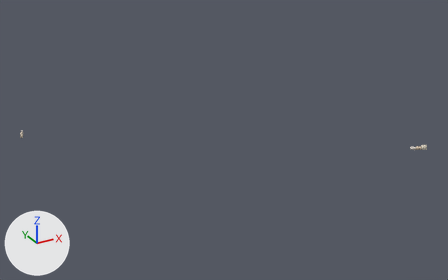
An edit to the glTF model assets/malta/countryside/farm_8_15_far.glb, drawn before and after from the same camera.
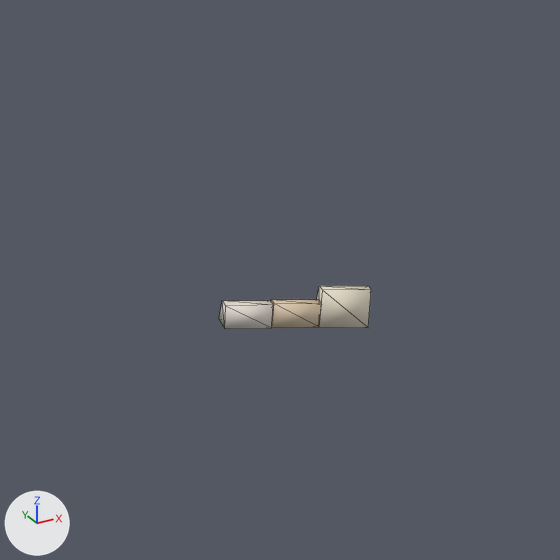
Each version appears first whole from a camera (50 mm lens) standing at (364.1, -581.7, 161.8) and looking at (446.3, -432.3, 87.1), and next in a close-up on the part from 86% to 100% of the width and 40% to 63% of the height. Every picture has the same lights, and +X, +Y and +Z are marked at lower left. The first two pictures are the older version. The close-ups show mesh edges as thin lines.

Names of what the first close-up shows: 'geometry_0'.
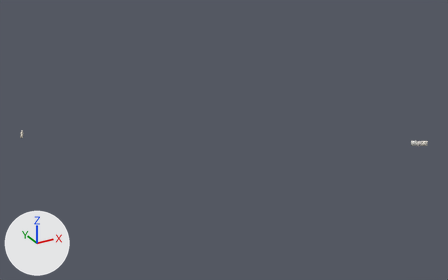
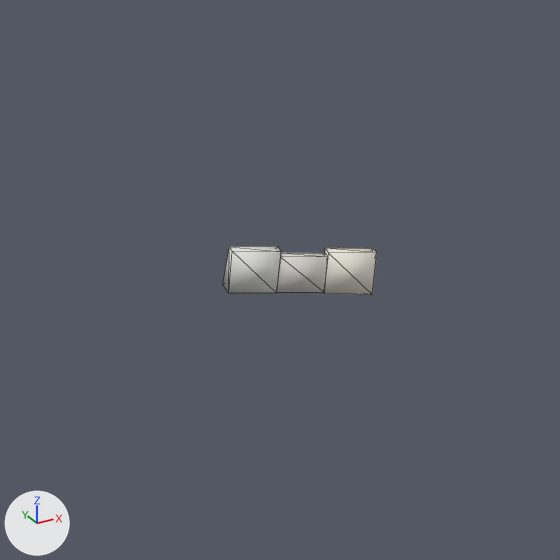
Location of each change, (x1, y1, x2, y2) in pixels of the close-ups (560 x 560 px; the box of a moved part takes in the faces that stretch with it):
'geometry_0', reshaped, recoloured: before (219, 286, 371, 329); after (223, 246, 377, 294)
part 1 of me_geometry_0, moved or reshaped: before (219, 300, 273, 329); after (223, 246, 281, 293)
part 2 of me_geometry_0, moved or reshaped: before (271, 299, 321, 328); after (277, 253, 328, 293)
part 3 of me_geometry_0, moved or reshaped: before (317, 286, 371, 328); after (324, 248, 377, 294)
part 4 of me_geometry_0, recoloured: before (219, 300, 273, 329); after (223, 246, 281, 293)
part 5 of me_geometry_0, recoloured: before (271, 299, 321, 328); after (277, 253, 328, 293)
part 6 of me_geometry_0, recoloured: before (317, 286, 371, 328); after (324, 248, 377, 294)

The change, as a list of edits to the scene's bpy script:
```text
Change me_geometry_0:
    used by ob_geometry_0; location = (0.0, 0.0, 0.0)
    remove me_geometry_0.from_pydata(...)  # 40 vertices, 60 faces; spans x 392.6..499.5, y -462.3..-402.0, z 84.3..90.0
    add me_geometry_0.from_pydata(...)  # 40 vertices, 60 faces; spans x 392.6..499.4, y -462.2..-402.0, z 85.5..89.9
    me_geometry_0 part 1: the loose piece of 8 vertices spanning x 494.9..496.7, y -460.8..-459.4, z 84.3..85.1 is scaled about its middle by (1.01, 0.969, 1.91), then moved by (0.0, 0.0, 1.6)
    me_geometry_0 part 2: the loose piece of 8 vertices spanning x 496.4..498.1, y -461.5..-460.2, z 84.3..85.1 is scaled about its middle by (1, 1.01, 1.53), then moved by (0.0, 0.0, 1.5)
    me_geometry_0 part 3: the loose piece of 8 vertices spanning x 497.7..499.5, y -462.3..-460.9, z 84.3..85.6 is moved by (0.0, 0.0, 1.3)
    me_geometry_0 part 4: 12 faces centred in x 495.0..496.6, y -460.5..-459.6, z 84.3..85.1 are repainted in the vertex colours; the middle colour goes from white #e5ddd4 to white #e5e5df
    me_geometry_0 part 5: 12 faces centred in x 496.5..498.0, y -461.2..-460.4, z 84.3..85.1 are repainted in the vertex colours; the middle colour goes from beige #dcc7ad to light grey #dad4ce
    me_geometry_0 part 6: 12 faces centred in x 497.8..499.4, y -462.0..-461.1, z 84.3..85.6 are repainted in the vertex colours; the middle colour goes from pale yellow #e7decb to white #ede8dc
    other edits to the shape of me_geometry_0 do not show in these pictures
```
